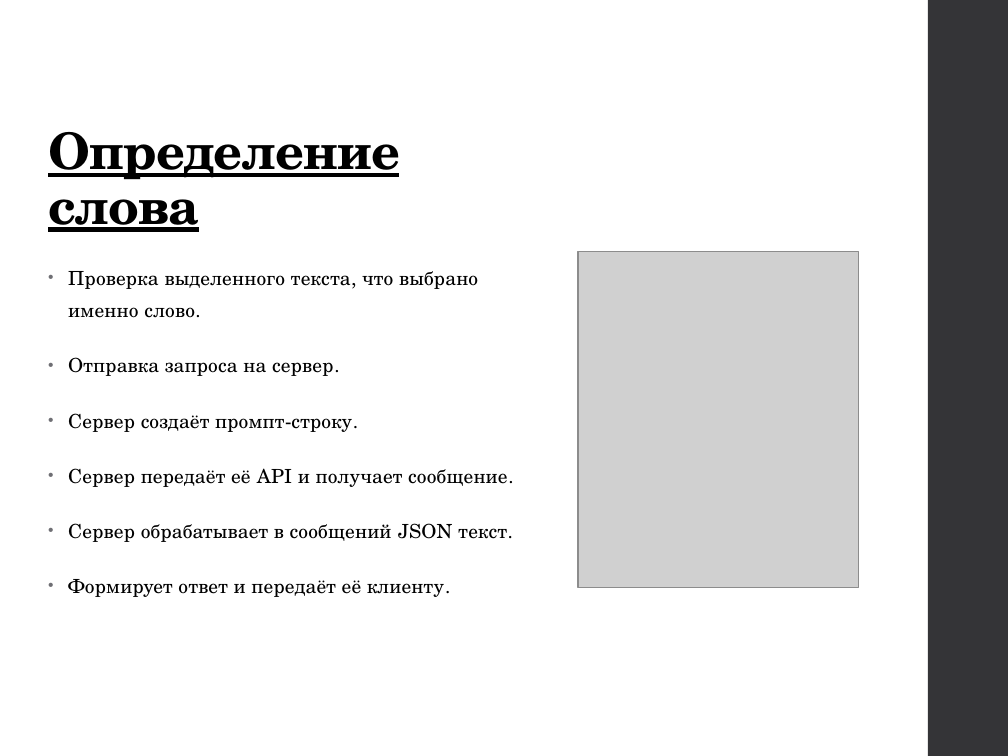
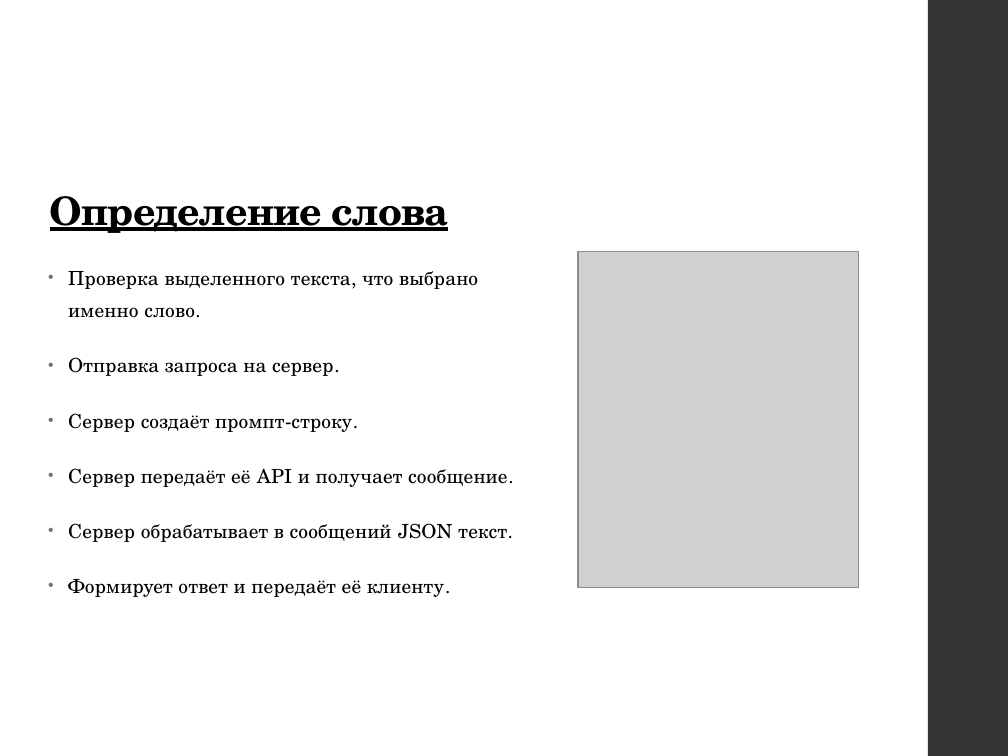
Before and after one commit to an-nguen/UlstuGradWork, a slide deck: slide 10 of docs/Презентация.pptx (slide 13 before the commit). Drawn at 1008x756 pixels with LibreOffice and Linux fonts; fonts in the diff are those of the drawing; grey boxes stand for pictures. Boxes give left, top, right and bottom in pixels: in the first picture for what was removed or moved away, otherwise in the second. Text is boxed around its words. In the diff, an @@ line names an element or a change of style, - is before the commit and + after.

```diff
--- a/docs/Презентация.pptx
+++ b/docs/Презентация.pptx
@@ title "Определение слова" at [50, 196, 449, 233]: size 36 to 28 pt @@
```
Also in this commit, not shown: 9 other slides changed, 3 slides removed, 43 other files.
